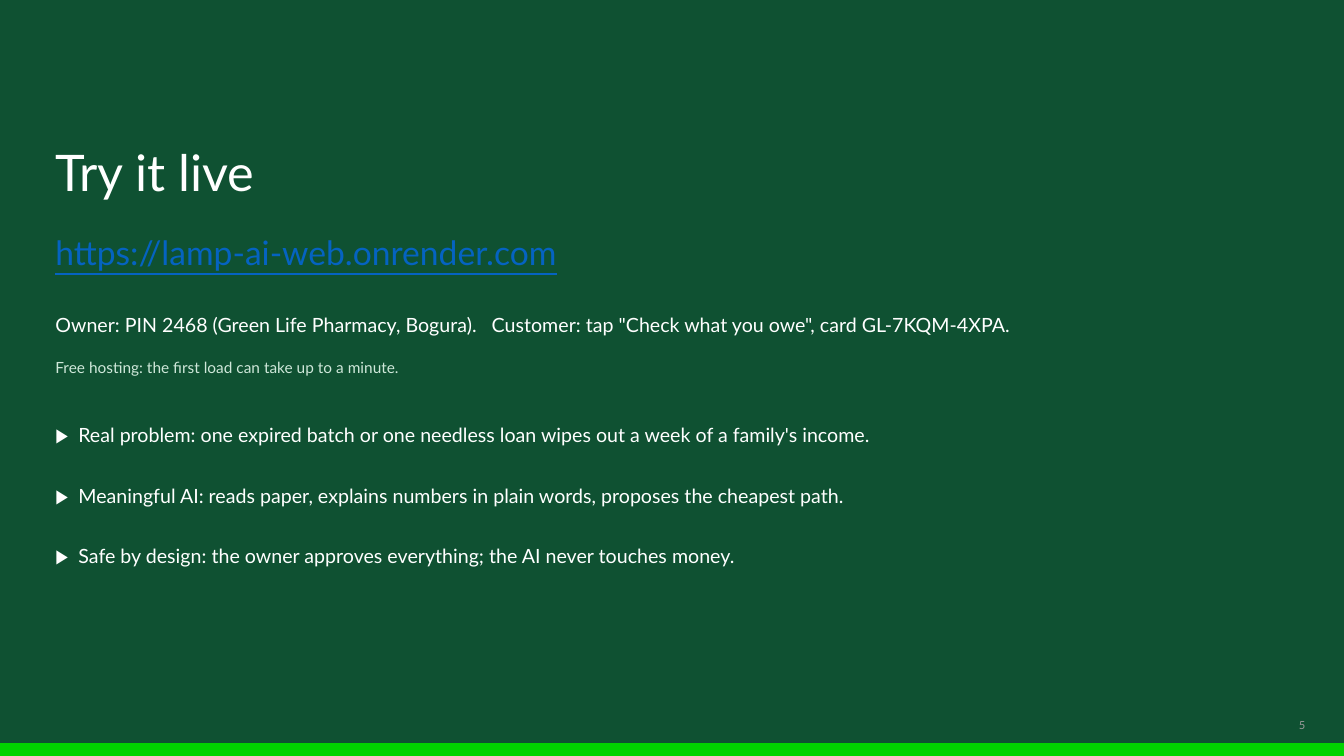
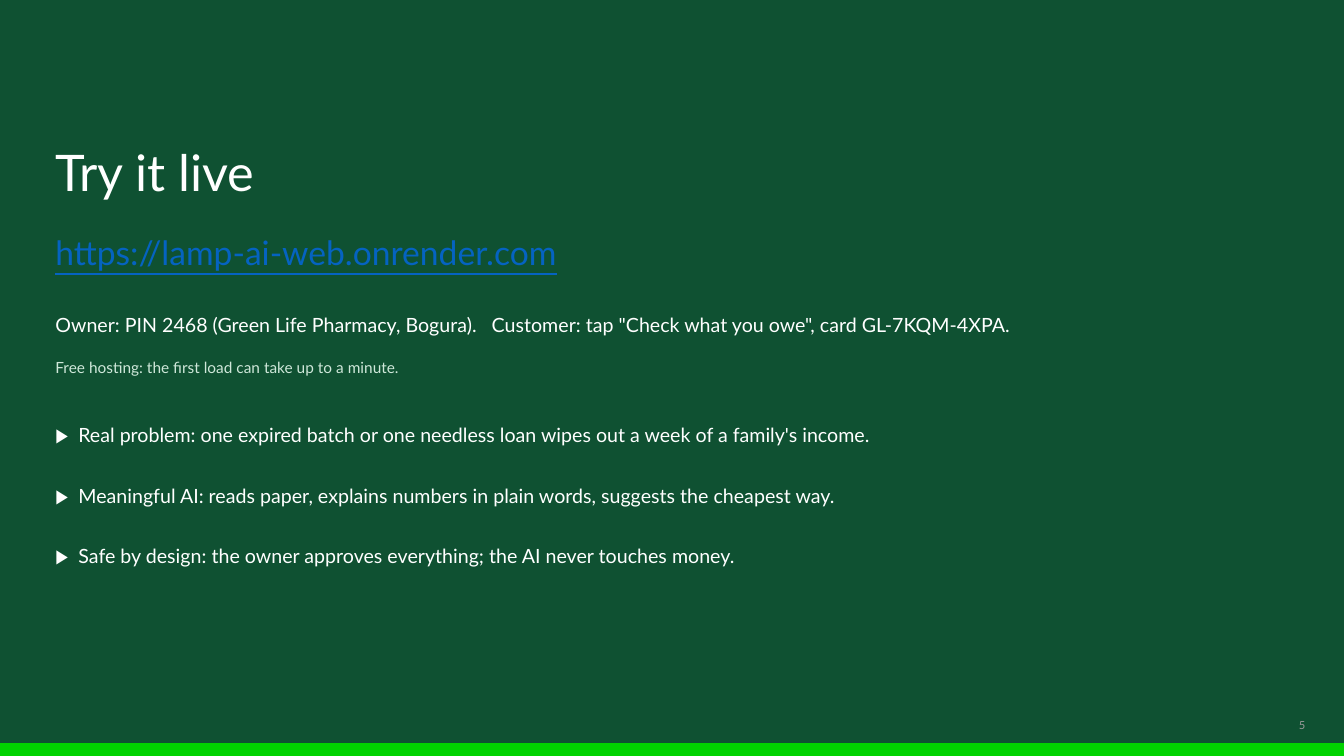
Before and after one commit to ishmam259/LaMP.ai, a slide deck: slide 5 of deck/LaMP-AIgnite.pptx. Drawn at 1344x756 pixels with LibreOffice and Linux fonts; fonts in the diff are those of the drawing. Boxes give left, top, right and bottom in pixels: in the first picture for what was removed or moved away, otherwise in the second. Text is boxed around its words. In the diff, an @@ line names an element or a change of style, - is before the commit and + after.

Commit message:
deck: plain wording, new screenshots, test count

```diff
--- a/deck/LaMP-AIgnite.pptx
+++ b/deck/LaMP-AIgnite.pptx
@@ text at box(78, 488, 835, 507): text changed @@
-▶ Meaningful AI: reads paper, explains numbers in plain words, proposes the cheapest path.
+▶ Meaningful AI: reads paper, explains numbers in plain words, suggests the cheapest way.
```
Also in this commit, not shown: 4 other slides changed, 5 other files.
